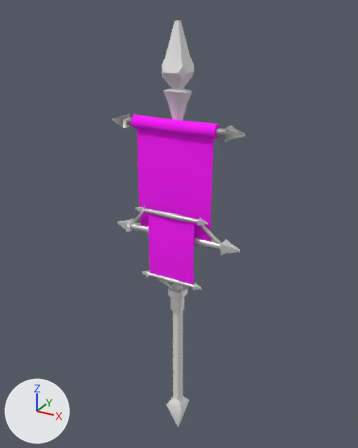
Before and after pictures for a commit that changed the glTF model decorations/cid_banners/banner.glb.
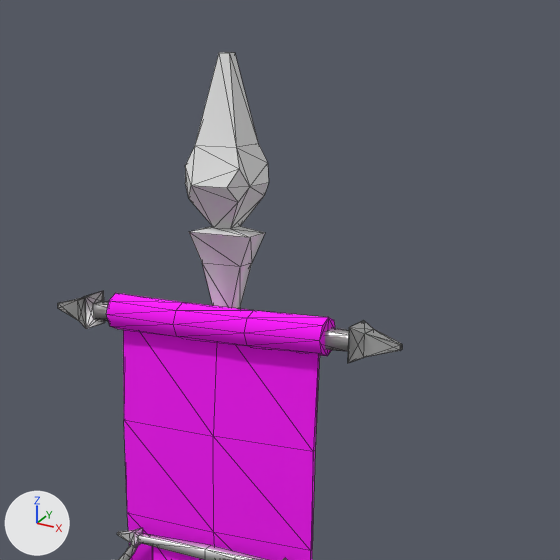
Old and new are each drawn whole from a camera (50 mm lens) standing at (1.008, -1.823, 2.052) and looking at (-0.024, 0.054, 1.113) and again close up on the part from 25% to 86% of the width and 0% to 49% of the height. Lighting does not change. The marker at lower left points along +X, +Y and +Z. The close-ups show mesh edges as thin lines. Where no turn or scale is listed for an object, it has been applied to the vertices. Vertices at the same position are counted once.
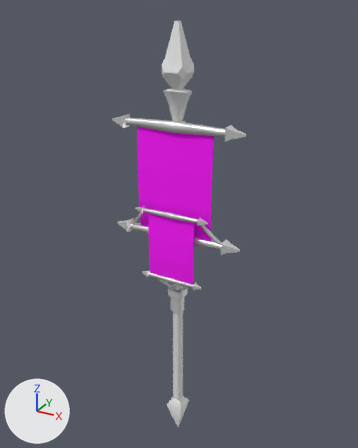
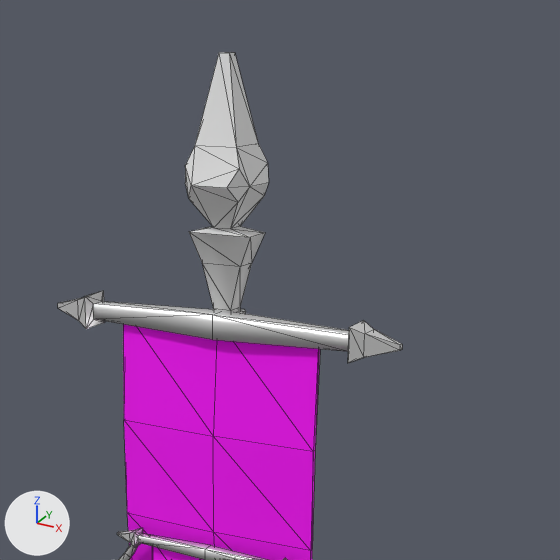
Pixel boxes [x1, y1, x2, y2] of what changed, in the close-ups (560 x 560 px):
'Cylinder', deleted (pink)
    before: [106, 293, 335, 356]
part 1 of me_cube_001, deleted
    before: [58, 291, 402, 362]

The change, as a list of edits to the scene's bpy script:
```text
Change me_cube_001:
    where me_cube_001.from_pydata(...)  # 72 vertices, 136 faces; spans x -0.317..0.317, y -0.028..0.028, z -0.028..0.028
    used by ob_cube_001; location = (0.0, -0.028, 1.592)
    me_cube_001 part 1: the loose piece of 36 vertices spanning x -0.317..0.317, y -0.028..0.028, z -0.028..0.028 is deleted
Remove ob_cylinder:
    ob_cylinder = bpy.data.objects.new('Cylinder', me_cylinder_001)
    ob_cylinder.location = (0.0, -0.031, 1.594)
```
